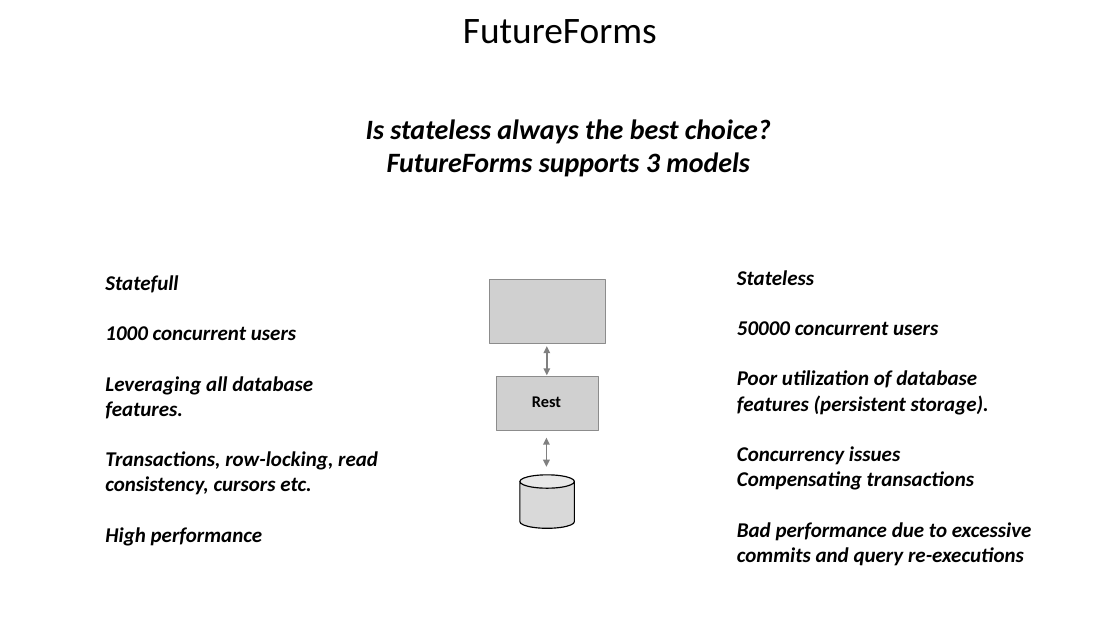
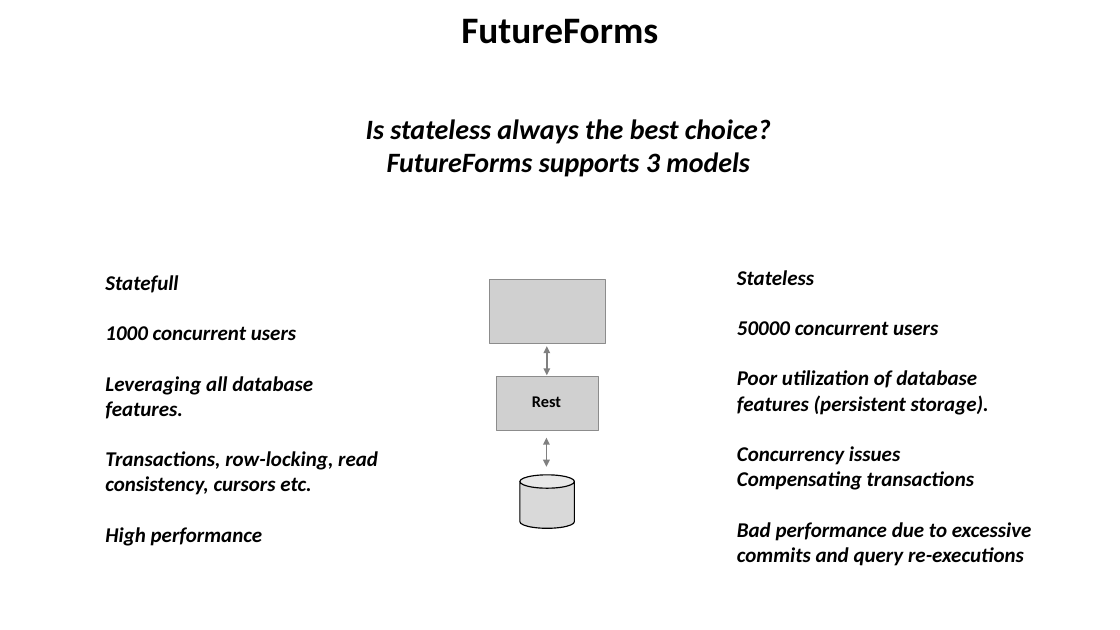
Before and after one commit to ahoeffner/forms42test, a slide deck: slide 6 of PGUG.pptx. Drawn at 1120x630 pixels with LibreOffice and Linux fonts; fonts in the diff are those of the drawing; grey boxes stand for pictures. Boxes give left, top, right and bottom in pixels: in the first picture for what was removed or moved away, otherwise in the second. Text is boxed around its words. In the diff, an @@ line names an element or a change of style, - is before the commit and + after.

```diff
--- a/PGUG.pptx
+++ b/PGUG.pptx
@@ title "FutureForms" at (x1=461, y1=18, x2=658, y2=44): bold on @@
```
Also in this commit, not shown: 3 other slides changed.
